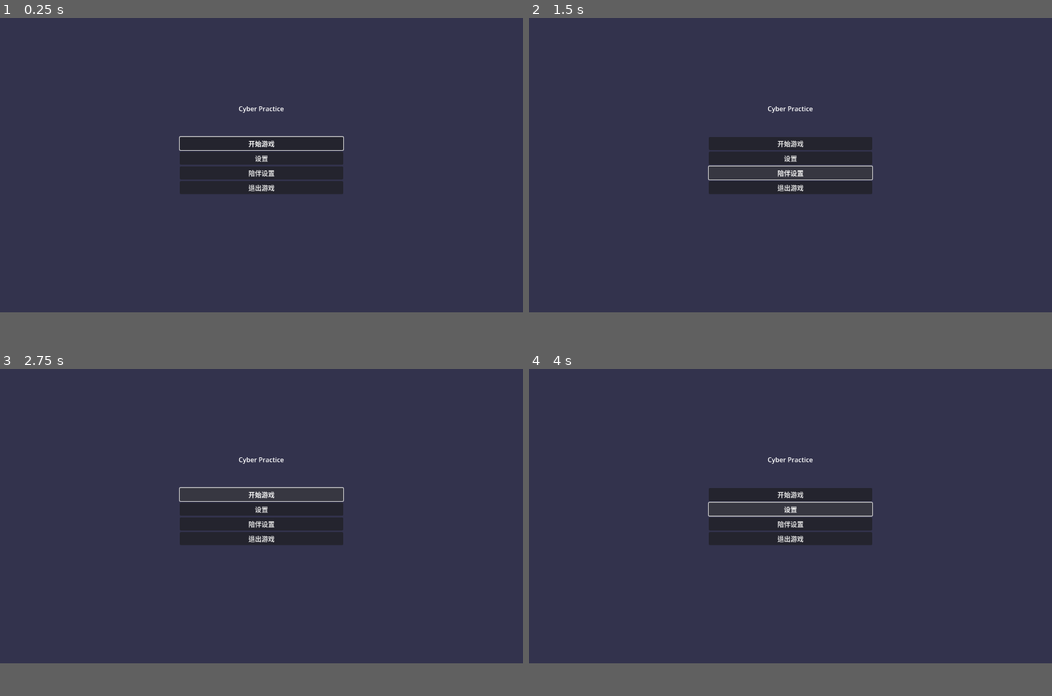
Above: before the commit, frames 1-4 (two rows, left to right).
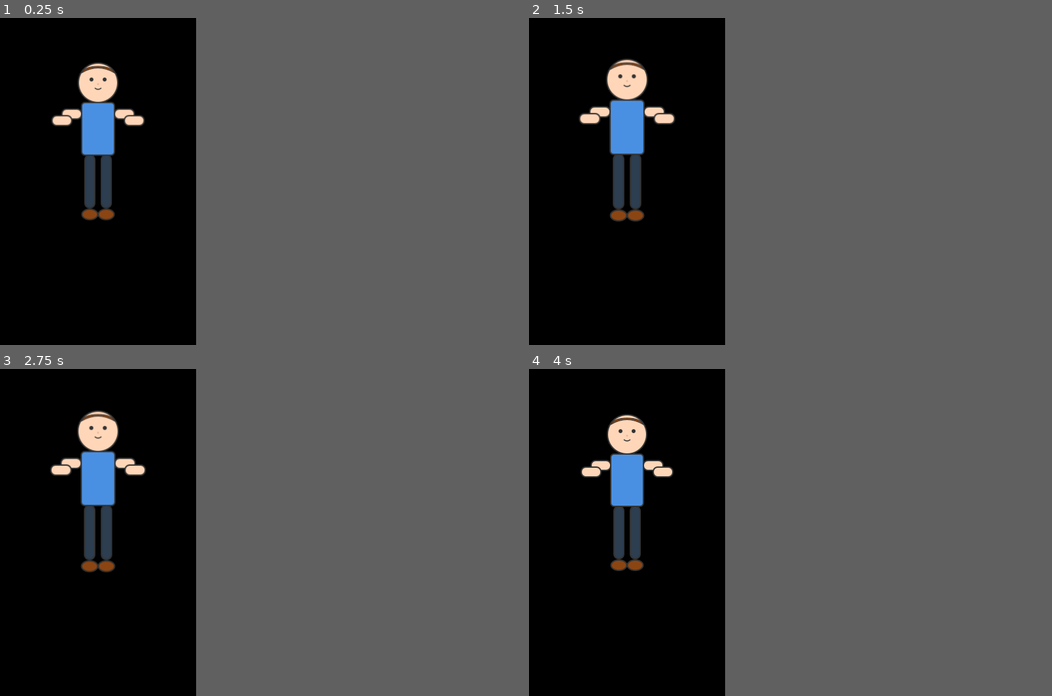
Above: after the commit, the same moments.

Repository: lichen63/cyber-cultivation
Game: Godot game, scene res://scenes/MainMenu.tscn
Same seed, same stepped clock (60 frames per second), same inputs: the game is played once before the commit and once after it.
Inputs (mouse positions are in pixels of both pictures, inside the frame that each line leads up to):
- Up to frame 1 (0.25 s): no input
- Up to frame 2 (1.5 s): click (790, 158) at 0.5 s, where only the run before the commit has a clickable "设置"; click (790, 171) at 1.25 s, where only the run before the commit has a clickable "陪伴设置"
- Up to frame 3 (2.75 s): click (261, 493) at 2 s, where only the run before the commit has a clickable "开始游戏"
- Up to frame 4 (4 s): click (790, 493) at 2.75 s, where only the run before the commit has a clickable "开始游戏"; click (790, 509) at 3.5 s, where only the run before the commit has a clickable "设置"
The window is 800x450 before the commit and 300x500 after it. Grey fills any space a smaller window leaves; there, only what the larger window draws over its background counts as a difference.

The runs differ from the first frame. In frame 1, 38% of the frame differs, in the area x 0-66%, y 0-90%; in frame 2, 37%; in frame 3, 37%; in frame 4, 37%.

Commit message:
实现桌面宠物功能：无边框小窗口显示人形角色
- 移除窗口边框和主菜单UI元素
- 创建简单的人形SVG角色图片
- 缩小窗口尺寸到300x500适合桌面宠物
- 添加人形角色呼吸动画效果
- 配置透明背景支持（尝试多种方法）
- 保持ESC键退出功能

Diff:
--- /dev/null
+++ b/assets/graphics/sprites/human_character.svg
@@ -0,0 +1,39 @@
+<?xml version="1.0" encoding="UTF-8"?>
+<svg width="200" height="400" viewBox="0 0 200 400" xmlns="http://www.w3.org/2000/svg">
+  <!-- 人形轮廓 -->
+  <!-- 头部 -->
+  <circle cx="100" cy="50" r="30" fill="#FFD6B8" stroke="#333" stroke-width="2"/>
+
+  <!-- 身体 -->
+  <rect x="75" y="80" width="50" height="80" fill="#4A90E2" stroke="#333" stroke-width="2" rx="5"/>
+
+  <!-- 左臂 -->
+  <rect x="45" y="90" width="30" height="15" fill="#FFD6B8" stroke="#333" stroke-width="2" rx="7"/>
+  <rect x="30" y="100" width="30" height="15" fill="#FFD6B8" stroke="#333" stroke-width="2" rx="7"/>
+
+  <!-- 右臂 -->
+  <rect x="125" y="90" width="30" height="15" fill="#FFD6B8" stroke="#333" stroke-width="2" rx="7"/>
+  <rect x="140" y="100" width="30" height="15" fill="#FFD6B8" stroke="#333" stroke-width="2" rx="7"/>
+
+  <!-- 腿部 -->
+  <rect x="80" y="160" width="15" height="80" fill="#2C3E50" stroke="#333" stroke-width="2" rx="7"/>
+  <rect x="105" y="160" width="15" height="80" fill="#2C3E50" stroke="#333" stroke-width="2" rx="7"/>
+
+  <!-- 脚 -->
+  <ellipse cx="87.5" cy="250" rx="12" ry="8" fill="#8B4513" stroke="#333" stroke-width="2"/>
+  <ellipse cx="112.5" cy="250" rx="12" ry="8" fill="#8B4513" stroke="#333" stroke-width="2"/>
+
+  <!-- 面部特征 -->
+  <!-- 眼睛 -->
+  <circle cx="90" cy="45" r="3" fill="#333"/>
+  <circle cx="110" cy="45" r="3" fill="#333"/>
+
+  <!-- 鼻子 -->
+  <circle cx="100" cy="52" r="1.5" fill="#E6B89C"/>
+
+  <!-- 嘴巴 -->
+  <path d="M 95 58 Q 100 62 105 58" stroke="#333" stroke-width="1.5" fill="none"/>
+
+  <!-- 头发 -->
+  <path d="M 75 35 Q 100 20 125 35 Q 120 25 100 25 Q 80 25 75 35" fill="#8B4513" stroke="#333" stroke-width="1"/>
+</svg>
--- a/project.godot
+++ b/project.godot
@@ -23,8 +23,12 @@
 
 [display]
 
-window/size/viewport_width=1280
-window/size/viewport_height=720
+window/size/viewport_width=300
+window/size/viewport_height=500
+window/size/borderless=true
+window/per_pixel_transparency/allowed=true
+window/size/transparent=true
+window/size/always_on_top=true
 
 [input]
 
@@ -41,3 +45,8 @@
 , Object(InputEventJoypadButton,"resource_local_to_scene":false,"resource_name":"","device":-1,"button_index":1,"pressure":0.0,"pressed":false,"script":null)
 ]
 }
+
+[rendering]
+
+viewport/transparent_background=true
+environment/defaults/default_clear_color=Color(0.95, 0.95, 0.95, 0.3)
--- a/scenes/Game.tscn
+++ b/scenes/Game.tscn
@@ -12,12 +12,15 @@
 anchors_preset = 15
 anchor_right = 1.0
 anchor_bottom = 1.0
+grow_horizontal = 2
+grow_vertical = 2
 
 [node name="TopBar" type="Panel" parent="UI/HUD"]
 layout_mode = 1
 anchors_preset = 10
 anchor_right = 1.0
 offset_bottom = 60.0
+grow_horizontal = 2
 
 [node name="BackButton" type="Button" parent="UI/HUD/TopBar"]
 layout_mode = 1
@@ -28,6 +31,7 @@
 offset_top = -15.0
 offset_right = 80.0
 offset_bottom = 15.0
+grow_vertical = 2
 text = "返回"
 
 [node name="GameTitle" type="Label" parent="UI/HUD/TopBar"]
@@ -41,6 +45,8 @@
 offset_top = -15.0
 offset_right = 100.0
 offset_bottom = 15.0
+grow_horizontal = 2
+grow_vertical = 2
 text = "游戏中"
 horizontal_alignment = 1
 
--- a/scenes/MainMenu.tscn
+++ b/scenes/MainMenu.tscn
@@ -1,6 +1,7 @@
-[gd_scene load_steps=2 format=3 uid="uid://cg3gvxvr6v8t7"]
+[gd_scene load_steps=3 format=3 uid="uid://cg3gvxvr6v8t7"]
 
 [ext_resource type="Script" uid="uid://cn8h7dpeu35d7" path="res://scripts/ui/MainMenu.gd" id="1_qwert"]
+[ext_resource type="Texture2D" uid="uid://c8xm5v2oak4p1" path="res://assets/graphics/sprites/human_character.svg" id="2_human"]
 
 [node name="MainMenu" type="Control"]
 layout_mode = 3
@@ -11,58 +12,6 @@
 grow_vertical = 2
 script = ExtResource("1_qwert")
 
-[node name="Background" type="ColorRect" parent="."]
-layout_mode = 1
-anchors_preset = 15
-anchor_right = 1.0
-anchor_bottom = 1.0
-grow_horizontal = 2
-grow_vertical = 2
-color = Color(0.2, 0.2, 0.3, 1)
-
-[node name="MainContainer" type="VBoxContainer" parent="."]
-layout_mode = 1
-anchors_preset = 8
-anchor_left = 0.5
-anchor_top = 0.5
-anchor_right = 0.5
-anchor_bottom = 0.5
-offset_left = -200.0
-offset_top = -150.0
-offset_right = 200.0
-offset_bottom = 150.0
-grow_horizontal = 2
-grow_vertical = 2
-
-[node name="Title" type="Label" parent="MainContainer"]
-layout_mode = 2
-text = "Cyber Practice"
-horizontal_alignment = 1
-
-[node name="Spacer1" type="Control" parent="MainContainer"]
-custom_minimum_size = Vector2(0, 50)
-layout_mode = 2
-
-[node name="ButtonContainer" type="VBoxContainer" parent="MainContainer"]
-layout_mode = 2
-
-[node name="StartButton" type="Button" parent="MainContainer/ButtonContainer"]
-layout_mode = 2
-text = "开始游戏"
-
-[node name="SettingsButton" type="Button" parent="MainContainer/ButtonContainer"]
-layout_mode = 2
-text = "设置"
-
-[node name="CompanionButton" type="Button" parent="MainContainer/ButtonContainer"]
-layout_mode = 2
-text = "陪伴设置"
-
-[node name="ExitButton" type="Button" parent="MainContainer/ButtonContainer"]
-layout_mode = 2
-text = "退出游戏"
-
-[connection signal="pressed" from="MainContainer/ButtonContainer/StartButton" to="." method="_on_start_button_pressed"]
-[connection signal="pressed" from="MainContainer/ButtonContainer/SettingsButton" to="." method="_on_settings_button_pressed"]
-[connection signal="pressed" from="MainContainer/ButtonContainer/CompanionButton" to="." method="_on_companion_button_pressed"]
-[connection signal="pressed" from="MainContainer/ButtonContainer/ExitButton" to="." method="_on_exit_button_pressed"]
+[node name="HumanCharacter" type="Sprite2D" parent="."]
+position = Vector2(150, 250)
+texture = ExtResource("2_human")
--- a/scripts/ui/MainMenu.gd
+++ b/scripts/ui/MainMenu.gd
@@ -1,63 +1,32 @@
 extends Control
 
 ## 主菜单控制器
-## 处理主菜单的用户交互和导航
+## 显示人形角色，透明背景
 
 # UI节点引用
-@onready var start_button: Button = $MainContainer/ButtonContainer/StartButton
-@onready var settings_button: Button = $MainContainer/ButtonContainer/SettingsButton
-@onready var companion_button: Button = $MainContainer/ButtonContainer/CompanionButton
-@onready var exit_button: Button = $MainContainer/ButtonContainer/ExitButton
+@onready var human_character: Sprite2D = $HumanCharacter
 
 func _ready() -> void:
 	"""初始化主菜单"""
-	# 设置初始焦点
-	start_button.grab_focus()
+	# 启用透明背景
+	get_viewport().transparent_bg = true
+	get_window().transparent = true
 
-	# 设置按钮导航
-	setup_button_navigation()
+	# 确保人形角色可见
+	if human_character:
+		human_character.modulate = Color.WHITE
 
-	# 播放背景音乐（如果有的话）
-	# AudioManager.play_background_music("main_menu")
+	# 可以添加一些简单的动画效果
+	animate_character()
 
-func setup_button_navigation() -> void:
-	"""设置按钮导航和提示"""
-	# 为按钮添加提示文本
-	start_button.tooltip_text = "开始新游戏"
-	settings_button.tooltip_text = "打开游戏设置"
-	companion_button.tooltip_text = "打开陪伴设置"
-	exit_button.tooltip_text = "退出游戏"
-
-	# 设置键盘导航
-	start_button.focus_neighbor_bottom = settings_button.get_path()
-	settings_button.focus_neighbor_top = start_button.get_path()
-	settings_button.focus_neighbor_bottom = companion_button.get_path()
-	companion_button.focus_neighbor_top = settings_button.get_path()
-	companion_button.focus_neighbor_bottom = exit_button.get_path()
-	exit_button.focus_neighbor_top = companion_button.get_path()
-
-func _on_start_button_pressed() -> void:
-	"""开始游戏按钮点击事件"""
-	print("开始游戏")
-	# TODO: 切换到游戏场景
-	# get_tree().change_scene_to_file("res://scenes/Game.tscn")
-
-func _on_settings_button_pressed() -> void:
-	"""设置按钮点击事件"""
-	print("打开设置")
-	# TODO: 打开设置菜单
-	# get_tree().change_scene_to_file("res://scenes/ui/Settings.tscn")
-
-func _on_companion_button_pressed() -> void:
-	"""陪伴设置按钮点击事件"""
-	print("打开陪伴设置")
-	# TODO: 打开陪伴设置
-	# get_tree().change_scene_to_file("res://scenes/ui/CompanionSettings.tscn")
-
-func _on_exit_button_pressed() -> void:
-	"""退出游戏按钮点击事件"""
-	print("退出游戏")
-	get_tree().quit()
+func animate_character() -> void:
+	"""为人形角色添加简单的动画效果"""
+	if human_character:
+		# 创建一个简单的呼吸动画
+		var tween = create_tween()
+		tween.set_loops()
+		tween.tween_property(human_character, "scale", Vector2(1.05, 1.05), 2.0)
+		tween.tween_property(human_character, "scale", Vector2(1.0, 1.0), 2.0)
 
 func _input(event: InputEvent) -> void:
 	"""处理输入事件"""
